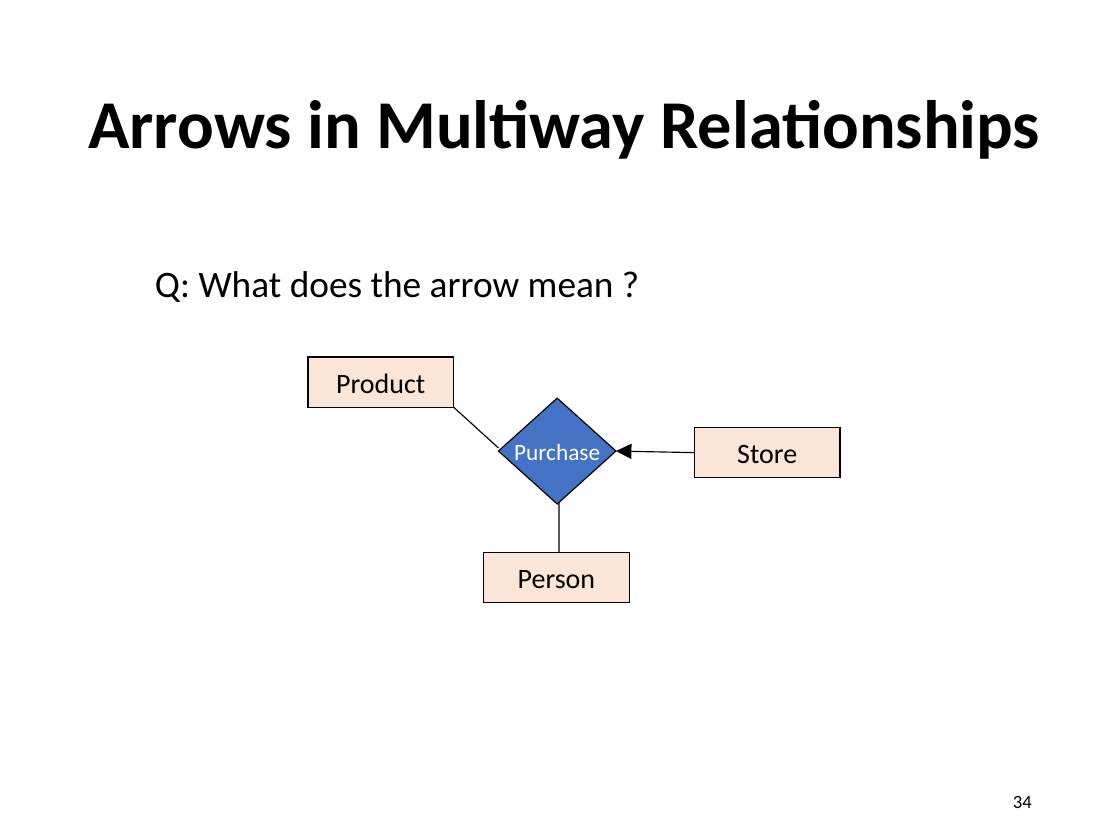
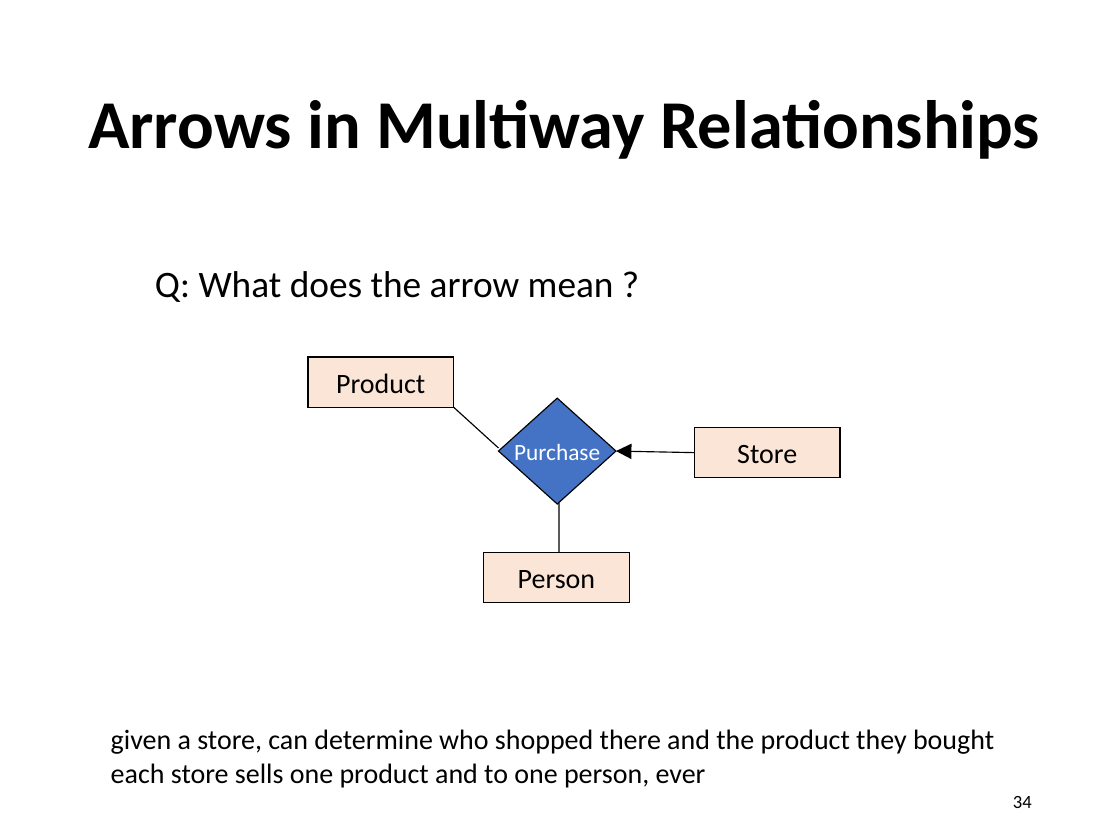
Before and after one commit to sfu-db/cmpt354, a slide deck: slide 34 of Lectures/lec8-er-model.pptx. Drawn at 1120x840 pixels with LibreOffice and Linux fonts; fonts in the diff are those of the drawing. Boxes give left, top, right and bottom in pixels: in the first picture for what was removed or moved away, otherwise in the second. Text is boxed around its words. In the diff, an @@ line names an element or a change of style, - is before the commit and + after.

```diff
--- a/Lectures/lec8-er-model.pptx
+++ b/Lectures/lec8-er-model.pptx
@@ text added at (x1=111, y1=729, x2=994, y2=788), 18 pt, text #000000 @@
+given a store, can determine who shopped there and the product they bought
+each store sells one product and to one person, ever
```
Also in this commit, not shown: 6 other slides changed, 1 slide added, 5 other files.
